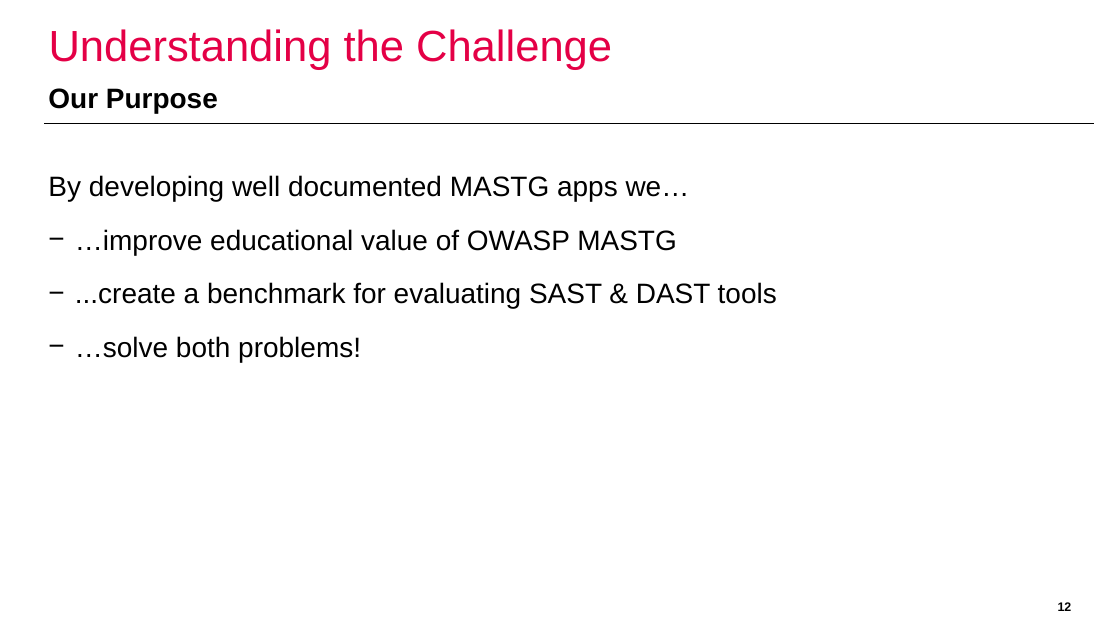
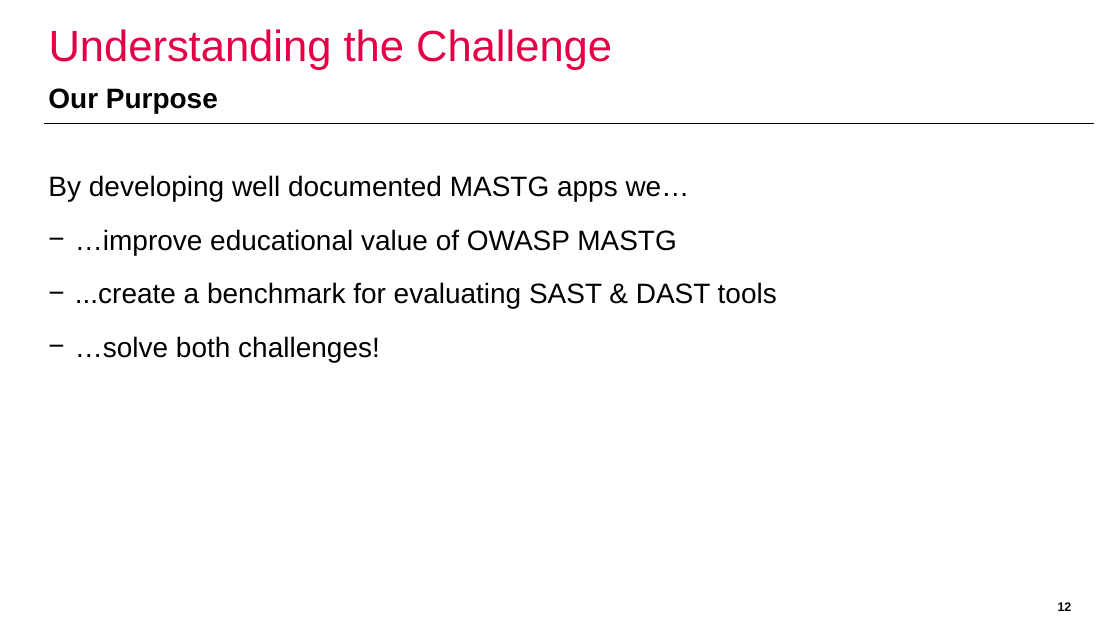
Before and after one commit to domi-cmd/Reference_Application_for_OWASP_MASTG, a slide deck: slide 12 of dev_documents/presentation/ba_thesis_presentation_kronig.pptx. Drawn at 1120x630 pixels with LibreOffice and Linux fonts; fonts in the diff are those of the drawing; background and template pictures are left out. Boxes give left, top, right and bottom in pixels: in the first picture for what was removed or moved away, otherwise in the second. Text is boxed around its words. In the diff, an @@ line names an element or a change of style, - is before the commit and + after.

```diff
--- a/dev_documents/presentation/ba_thesis_presentation_kronig.pptx
+++ b/dev_documents/presentation/ba_thesis_presentation_kronig.pptx
@@ text at [75,336,380,362]: text changed @@
-− …solve both problems!
+− …solve both challenges!
```
Also in this commit, not shown: 9 other slides changed, 1 slide removed.
